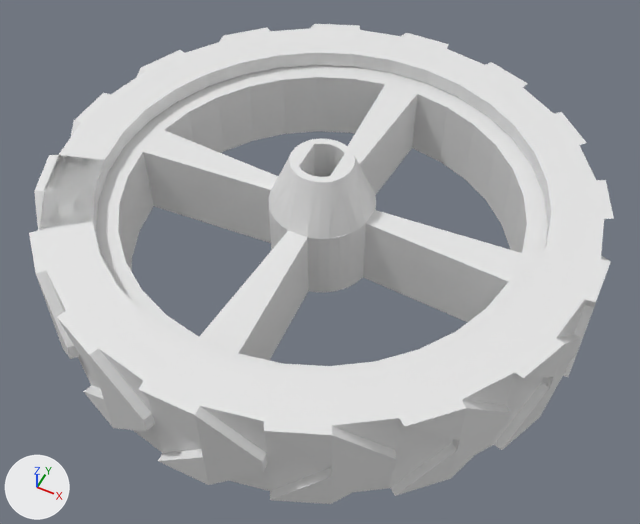
Two versions of the Blender file krecic_design/cad_files/tyre.blend, one commit apart.
Rendered twice from a 50 mm lens placed at (30.2, -60.7, 68.2), pointed at (1.5, -3.4, -3.5). Every picture has the same lights, and +X, +Y and +Z are marked at lower left.

In view in the first picture: 'rim', 'tyre'.
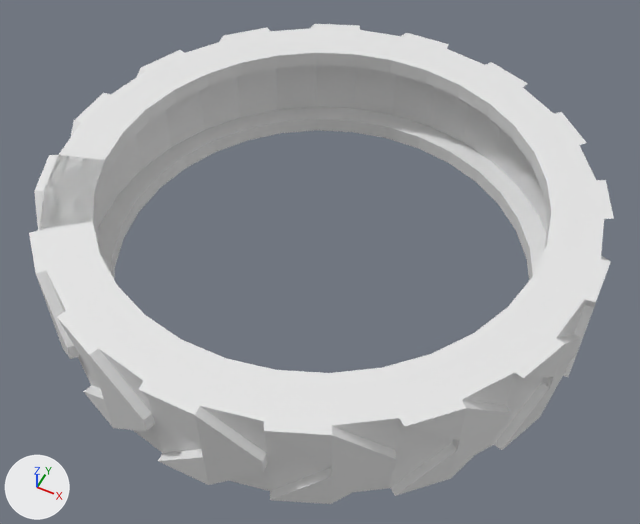
What differs and where, as boxes [x1, y1, x2, y2] in the pictures (640 x 524 px):
'rim', deleted
    before: [96, 65, 548, 373]

The change in detail:
Object 'rim' (ob_rim) is deleted.
